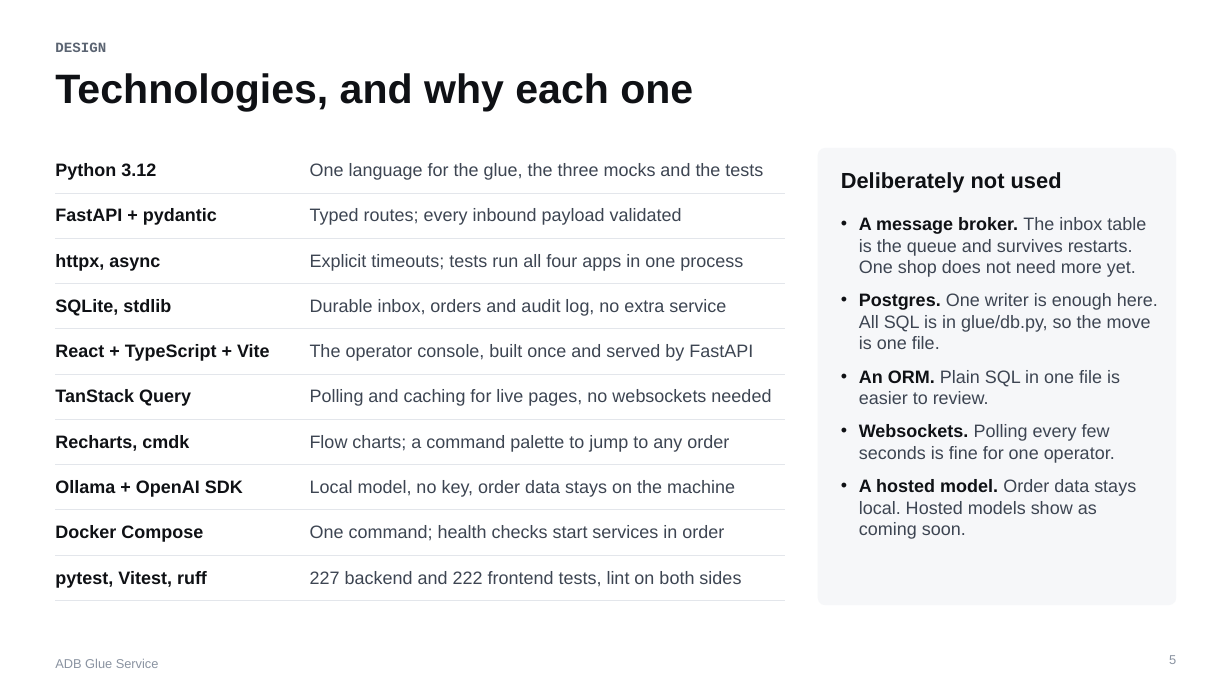
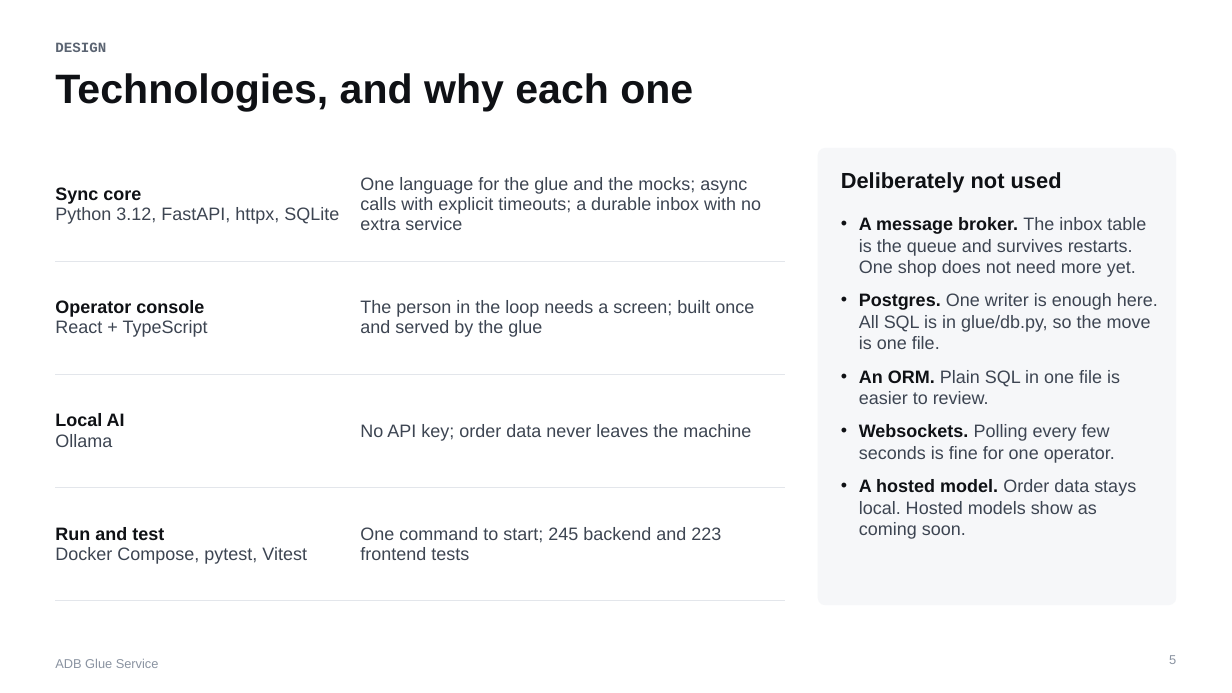
Before and after one commit to PantelimonGulie/adb-glue-service, a slide deck: slide 5 of docs/presentation/ADB-Glue-Service.pptx. Drawn at 1232x693 pixels with LibreOffice and Linux fonts; fonts in the diff are those of the drawing. Boxes give left, top, right and bottom in pixels: in the first picture for what was removed or moved away, otherwise in the second. Text is boxed around its words. In the diff, an @@ line names an element or a change of style, - is before the commit and + after.

Commit message:
Show four technology layers in the deck and update the test counts

```diff
--- a/docs/presentation/ADB-Glue-Service.pptx
+++ b/docs/presentation/ADB-Glue-Service.pptx
@@ table at [55,148,786,601] @@
-row 1: Python 3.12 | One language for the glue, the three mocks and the tests
-row 2: FastAPI + pydantic | Typed routes; every inbound payload validated
-row 3: httpx, async | Explicit timeouts; tests run all four apps in one process
-row 4: SQLite, stdlib | Durable inbox, orders and audit log, no extra service
-row 5: React + TypeScript + Vite | The operator console, built once and served by FastAPI
-row 6: TanStack Query | Polling and caching for live pages, no websockets needed
-row 7: Recharts, cmdk | Flow charts; a command palette to jump to any order
-row 8: Ollama + OpenAI SDK | Local model, no key, order data stays on the machine
-row 9: Docker Compose | One command; health checks start services in order
-row 10: pytest, Vitest, ruff | 227 backend and 222 frontend tests, lint on both sides
+row 1: Sync core / Python 3.12, FastAPI, httpx, SQLite | One language for the glue and the mocks; async calls with explicit timeouts; a durable inbox with no extra service
+row 2: Operator console / React + TypeScript | The person in the loop needs a screen; built once and served by the glue
+row 3: Local AI / Ollama | No API key; order data never leaves the machine
+row 4: Run and test / Docker Compose, pytest, Vitest | One command to start; 245 backend and 223 frontend tests
```
Also in this commit, not shown: 4 other slides changed, 1 other file.
